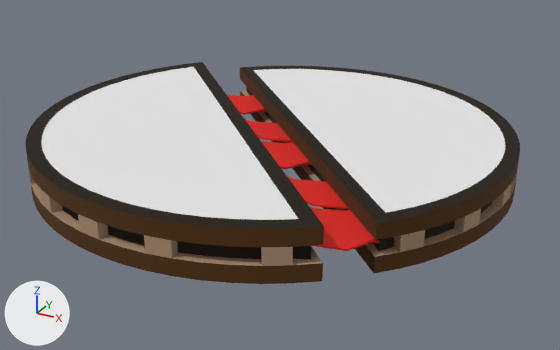
The FBX model Procedural Map Generation/Assets/AmbientAssets/IslandModels/Level.7.fbx as it was, and as the next commit left it.
Both versions are drawn from a 50 mm camera at (23.3, -42.4, 18.8) aimed at (0.4, -0.8, -2.0). The lights are fixed; the arrows at lower left show +X, +Y and +Z. The first picture is the older version. Where no turn or scale is listed for an object, it has been applied to the vertices.

Names of what the first picture shows: 'Level.7'.
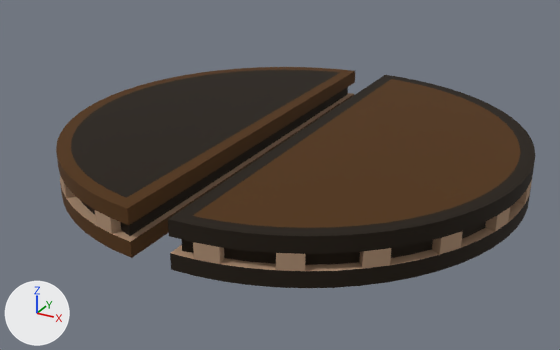
Location of each change, [x1, y1, x2, y2] in pixels of the pictures (560 x 350 px):
'Level.7', reshaped, moved
    before: [25, 62, 520, 284]
    after: [56, 67, 535, 288]
part 1 of me_cube_022, rebuilt (14% shorter)
    before: [25, 62, 324, 284]
    after: [56, 67, 355, 258]
part 2 of me_cube_022, rebuilt (31% wider)
    before: [240, 66, 520, 273]
    after: [168, 75, 535, 288]
part 3 of me_cube_022, deleted
    before: [41, 67, 505, 251]

What the commit changed:
me_cube_022 is used by ob_level_7; location (0.0, 0.0, 0.0).
me_cube_022 had 823 vertices, 698 faces and spanned x -15.0..15.0, y -16.4..16.5, z -2.6..2.0.
me_cube_022 now has 512 vertices, 473 faces and spans x -15.5..15.6, y -15.0..15.0, z -1.7..1.6.
me_cube_022 part 1: the loose piece of 341 vertices spanning x -15.0..9.5, y -16.4..8.1, z -1.3..2.0 is rebuilt with 248 vertices and now spans x -15.5..-2.0, y -15.0..14.8, z -1.7..1.6.
me_cube_022 part 2: the loose piece of 330 vertices spanning x -10.6..15.0, y -9.0..16.5, z -2.6..0.7 is rebuilt with 264 vertices and now spans x 0.6..15.6, y -14.9..15.0, z -1.7..1.6.
me_cube_022 part 3: 6 loose pieces with 152 vertices, spanning x -14.1..14.1, y -15.5..15.7, z -0.8..2.0, are deleted.
me_cube_022 no longer uses material mat_detalhesmarrom.
me_cube_022 no longer uses material mat_red (red #e72118).
Object 'Level.7' (ob_level_7) moves from (0.0, 0.0, 0.0) to (0.43, 1.09, -0.92).
